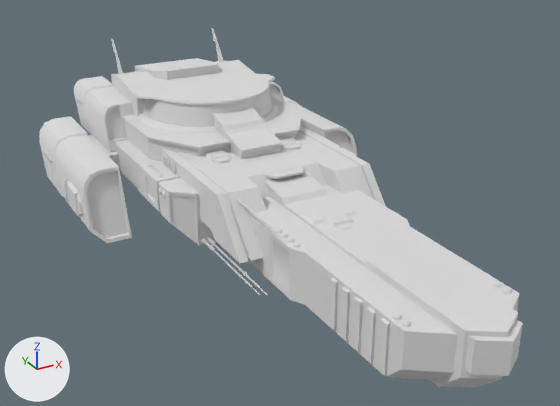
One commit to the glTF model public/glb/spaceships_pack/Insurgent.glb: the scene before it, then after it.
Rendered twice from a 50 mm lens placed at (-5.6, -12.64, 5.14), pointed at (0.01, -2.43, 0.04). Every picture has the same lights, and +X, +Y and +Z are marked at lower left. Where no turn or scale is listed for an object, it has been applied to the vertices.

The older version as bpy lines, for what is in view:
```python
mat_texture = principled_material('Texture')
mat_texture.base_color = (0.8, 0.8, 0.8)  # white #e7e7e7
mat_texture.metallic = 0.4
mat_texture.roughness = 1.0
me_insurgent = bpy.data.meshes.new('Insurgent')
me_insurgent.from_pydata(...)  # 4653 vertices, 8202 faces; spans x -2.78..2.78, y -7.67..3.28, z -0.93..1.94
me_insurgent.materials.append(mat_texture)  # white #e7e7e7
ob_insurgent = bpy.data.objects.new('Insurgent', me_insurgent)
ob_insurgent.location = (0.0, 0.0, 0.0)
```
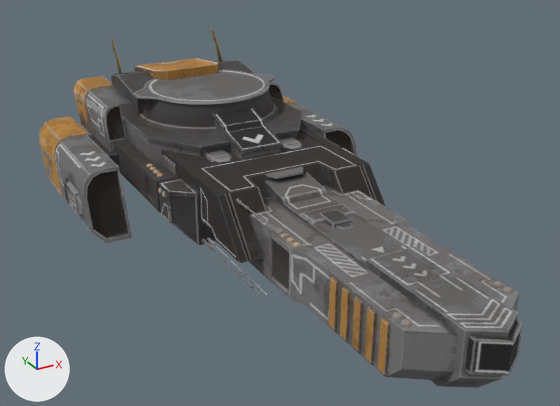
Where the newer file only moved an object's origin or applied its transform, the numbers keep the older frame.

Pixel boxes [x1, y1, x2, y2] of what changed, in the pictures (560 x 406 px):
'Insurgent', surface changed (white to grey): [40, 28, 523, 388] in both

What the commit changed:
Picture 'Insurgent_Orange' (img_insurgent_orange) is new.
In material 'Texture' (mat_texture), base_color is no longer (0.8, 0.8, 0.8), white #e7e7e7.
In material 'Texture' (mat_texture), metallic goes from 0.4 to 0.0.
In material 'Texture' (mat_texture), texture is now set to img_insurgent_orange.
